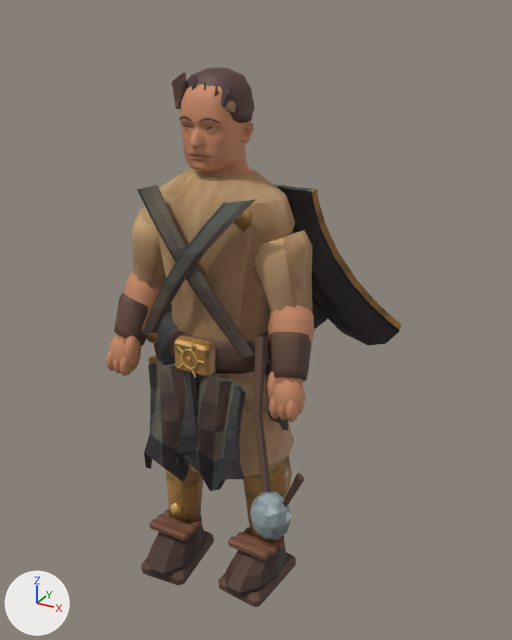
One commit to the glTF model public/assets/models/funditor.glb: the scene before it, then after it.
The view is the same before and after, from a camera (50 mm lens) standing at (0.98, -1.573, 1.666) and looking at (0.058, 0.102, 0.828). Every picture has the same lights, and +X, +Y and +Z are marked at lower left. The first picture is the older version. Vertices at exactly the same position are counted once.

The first picture shows 'funditor'.
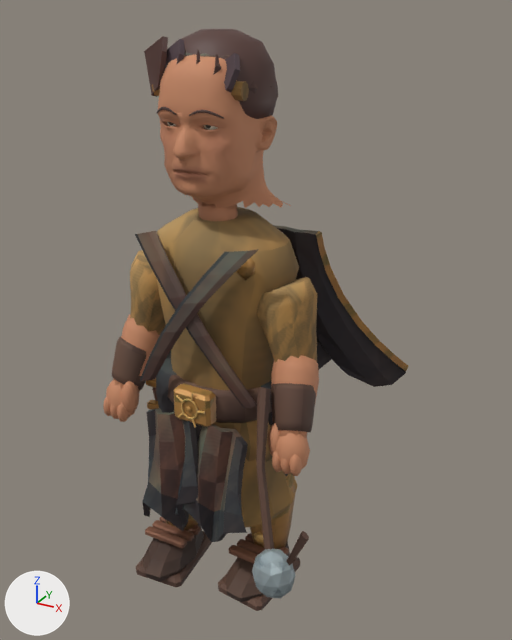
The change, as a diff of the scene's bpy script:
```diff
--- a/public/assets/models/funditor.glb.py
+++ b/public/assets/models/funditor.glb.py
@@ me_funditor_color_and_skin @@
-me_funditor_color_and_skin.from_pydata(...)  # 4800 vertices, 9262 faces; spans x -0.32..0.4, y -0.3..0.46, z -0.01..1.53
+me_funditor_color_and_skin.from_pydata(...)  # 4800 vertices, 9262 faces; spans x -0.34..0.43, y -0.32..0.49, z -0.01..1.62
+# me_funditor_color_and_skin part 1: the loose piece of 12 vertices spanning x 0.11..0.16, y -0.11..-0.09, z 1.16..1.23 is moved by (0.01, -0.01, -0.12)
+# me_funditor_color_and_skin part 2: the loose piece of 96 vertices spanning x -0.03..0.03, y -0.16, z 0.77..0.83 is moved by (0.0, -0.01, -0.15)
+# me_funditor_color_and_skin part 3: the loose piece of 42 vertices spanning x -0.25..-0.12, y -0.04..0.12, z 0.6..0.86 is scaled about its middle by 1.07, then moved by (-0.01, 0.0, -0.15)
+# me_funditor_color_and_skin part 4: the loose piece of 32 vertices spanning x -0.23..-0.14, y -0.05..-0.02, z 0.67..0.7 is moved by (-0.01, 0.0, -0.16)
+# me_funditor_color_and_skin part 5: the loose piece of 32 vertices spanning x -0.23..-0.14, y -0.05..-0.02, z 0.75..0.78 is moved by (-0.01, 0.0, -0.15)
+# me_funditor_color_and_skin part 6: the loose piece of 56 vertices spanning x -0.21..0.21, y -0.15..0.2, z 0.43..0.76 is scaled about its middle by 1.07, then moved by (0.0, 0.0, -0.16)
+# me_funditor_color_and_skin part 7: the loose piece of 70 vertices spanning x -0.17..0.04, y -0.22..-0.11, z 0.38..0.78 is scaled about its middle by 1.07, then moved by (0.0, -0.01, -0.16)
+# me_funditor_color_and_skin part 8: the loose piece of 70 vertices spanning x -0.05..0.18, y -0.22..-0.11, z 0.38..0.77 is scaled about its middle by 1.07, then moved by (0.0, -0.01, -0.16)
+# me_funditor_color_and_skin part 9: the loose piece of 100 vertices spanning x -0.1..0.1, y -0.07..0.09, z 1.41..1.53 is scaled about its middle by 1.6, then moved by (0.0, 0.01, 0.05)
+# me_funditor_color_and_skin part 10: the loose piece of 56 vertices spanning x -0.09..0.09, y -0.07..0.09, z 1.43..1.52 is scaled about its middle by 1.6, then moved by (0.0, 0.01, 0.06)
+# me_funditor_color_and_skin part 11: the loose piece of 121 vertices spanning x 0.02..0.05, y -0.08..-0.06, z 1.39..1.41 is moved by (0.02, -0.04, 0.01)
+# me_funditor_color_and_skin part 12: the loose piece of 1604 vertices spanning x -0.11..0.11, y -0.11..0.1, z 1.26..1.51 is scaled about its middle by 1.6
+# me_funditor_color_and_skin part 13: the loose piece of 56 vertices spanning x 0.01..0.06, y -0.1..-0.08, z 1.41..1.43 is scaled about its middle by 1.6, then moved by (0.02, -0.05, 0.02)
+# me_funditor_color_and_skin part 14: the loose piece of 56 vertices spanning x -0.06..-0.01, y -0.1..-0.08, z 1.41..1.43 is scaled about its middle by 1.6, then moved by (-0.02, -0.05, 0.02)
+# me_funditor_color_and_skin part 15: the loose piece of 10 vertices spanning x -0.09..-0.05, y -0.07..-0.04, z 1.43..1.52 is scaled about its middle by 1.6, then moved by (-0.04, -0.03, 0.06)
+# me_funditor_color_and_skin part 16: the loose piece of 10 vertices spanning x -0.06..-0.01, y -0.07..-0.04, z 1.44..1.52 is scaled about its middle by 1.6, then moved by (-0.02, -0.03, 0.06)
+# me_funditor_color_and_skin part 17: the loose piece of 10 vertices spanning x -0.03..0.02, y -0.08..-0.04, z 1.43..1.51 is scaled about its middle by 1.6, then moved by (0.0, -0.03, 0.05)
+# me_funditor_color_and_skin part 18: 2170 of 4800 vertices moved; they spanned x -0.32..0.4, y -0.3..0.46, z -0.01..1.5 and now span x -0.34..0.43, y -0.32..0.49, z -0.01..1.58; mean shift (0.0, 0.0, -0.12); largest move (0.3, -0.25, 0.39) -> (0.32, -0.27, 0.22)
+# me_funditor_color_and_skin part 19: 2798 faces centred in x -0.31..0.39, y -0.26..0.43, z -0.01..1.53 are repainted in the vertex colours; the middle colour goes from brown #634c42 to brown #654a41
+# me_funditor_color_and_skin part 20: 2551 faces centred in x -0.3..0.39, y -0.3..0.44, z 0.11..1.51 are repainted in the vertex colours; the middle colour goes from orange #bf9067 to orange #be855f
+# other edits to the shape of me_funditor_color_and_skin do not show in these pictures
 me_funditor_color_and_skin.materials.append(mat_painted_metal_edges__textile_and_clay)
```

Where the change shows, as pixel boxes (x1, y1, x2, y2) in the pictures (512 x 640 px; the box of a moved part takes in the faces that stretch with it):
'funditor', reshaped, recoloured (8% taller): before (106, 67, 402, 607); after (103, 29, 408, 611)
part 1 of me_funditor_color_and_skin, moved or reshaped: before (234, 209, 253, 232); after (236, 258, 255, 281)
part 2 of me_funditor_color_and_skin, moved or reshaped: before (181, 349, 198, 370); after (181, 399, 198, 419)
part 3 of me_funditor_color_and_skin, moved or reshaped (mostly hidden): before (154, 329, 158, 357); after (152, 387, 158, 401)
part 4 of me_funditor_color_and_skin, moved or reshaped: before (149, 356, 159, 364); after (147, 400, 159, 410)
part 5 of me_funditor_color_and_skin, moved or reshaped: before (147, 333, 158, 344); after (146, 378, 156, 388)
part 6 of me_funditor_color_and_skin, moved or reshaped: before (189, 372, 294, 477); after (174, 410, 297, 528)
part 7 of me_funditor_color_and_skin, moved or reshaped: before (144, 361, 198, 482); after (142, 408, 198, 531)
part 8 of me_funditor_color_and_skin, moved or reshaped: before (176, 374, 246, 491); after (175, 424, 248, 542)
part 9 of me_funditor_color_and_skin, moved or reshaped: before (190, 67, 254, 123); after (176, 29, 278, 119)
part 10 of me_funditor_color_and_skin, moved or reshaped: before (197, 83, 255, 110); after (185, 52, 278, 94)
part 11 of me_funditor_color_and_skin, moved or reshaped: before (208, 127, 217, 130); after (204, 125, 218, 130)
part 12 of me_funditor_color_and_skin, moved or reshaped: before (180, 84, 254, 175); after (158, 55, 291, 208)
part 13 of me_funditor_color_and_skin, moved or reshaped: before (199, 118, 220, 123); after (189, 110, 224, 119)
part 14 of me_funditor_color_and_skin, moved or reshaped: before (179, 116, 192, 121); after (157, 107, 177, 115)
part 15 of me_funditor_color_and_skin, moved or reshaped: before (172, 73, 186, 109); after (144, 36, 168, 97)
part 16 of me_funditor_color_and_skin, moved or reshaped: before (185, 75, 197, 92); after (165, 39, 185, 68)
part 17 of me_funditor_color_and_skin, moved or reshaped: before (204, 82, 206, 90); after (196, 50, 200, 64)
part 18 of me_funditor_color_and_skin, moved or reshaped: before (106, 84, 402, 607); after (103, 53, 408, 611)
part 19 of me_funditor_color_and_skin, recoloured: before (114, 68, 399, 607); after (112, 30, 406, 611)
part 20 of me_funditor_color_and_skin, recoloured: before (113, 84, 402, 544); after (110, 55, 408, 599)
